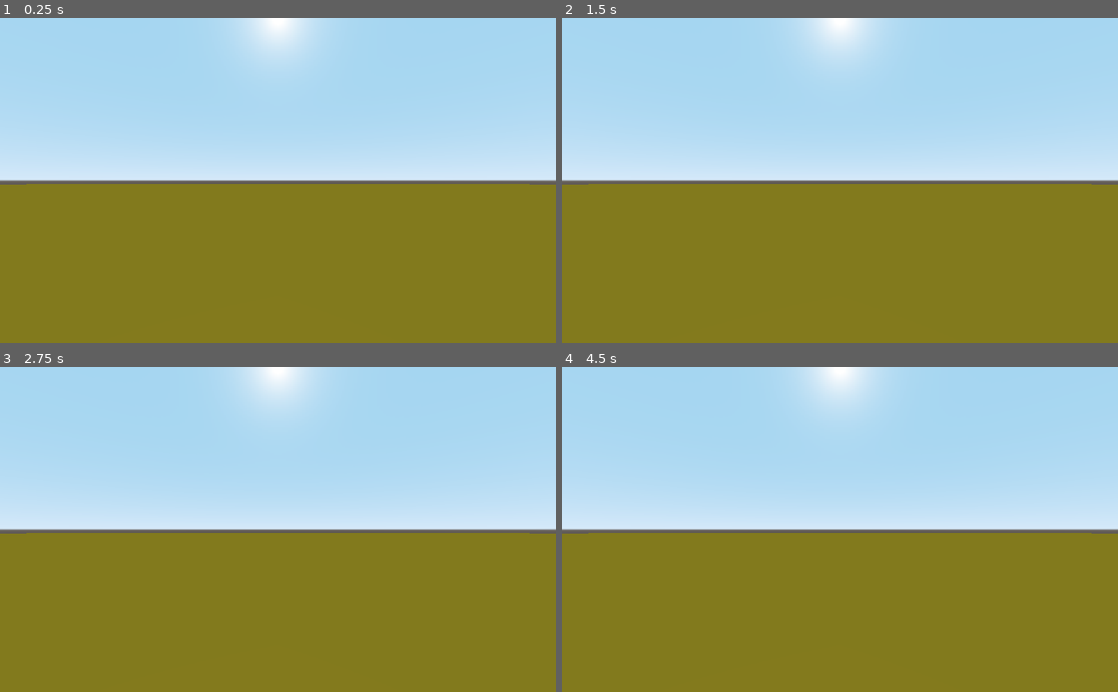
Above: before the commit, frames 1-4 (two rows, left to right).
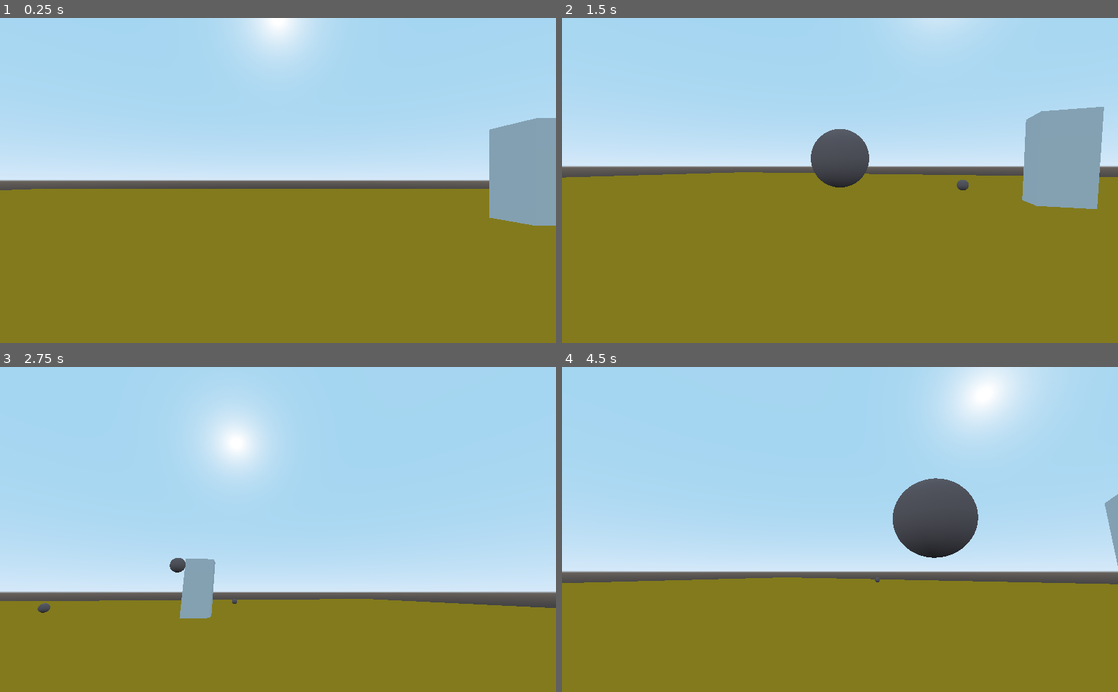
Above: after the commit, the same moments.

Repository: guimafelipe/keep-it-olive
Game: Godot game, scene res://Scenes/Main.tscn
The game is run twice, just before and just after one commit, with the same random seed, the same clock (stepped at 60 frames per second) and the same inputs. Before the commit the project starts from res://Scenes/Floor.tscn.
Inputs (mouse positions are in pixels of both pictures, inside the frame that each line leads up to):
- Up to frame 1 (0.25 s): no input
- Up to frame 2 (1.5 s): tap Enter at 0.5 s; move the mouse to (962, 164) at 0.52 s; press the mouse at (962, 164) at 0.53 s; hold D (strafe_right, bound only after the commit) 0.53-1.28 s; move the mouse to (728, 196) at 1.27 s; release the mouse at (728, 196) at 1.28 s; hold S (move_back, bound only after the commit) from 1.28 s (still down); click (728, 196) at 1.35 s
- Up to frame 3 (2.75 s): move the mouse to (333, 458) at 2.02 s; release S (move_back, bound only after the commit) at 2.03 s; press the mouse at (333, 458) at 2.03 s; hold D (strafe_right, bound only after the commit) from 2.03 s (still down)
- Up to frame 4 (4.5 s): move the mouse to (812, 594) at 2.77 s; release D (strafe_right, bound only after the commit) at 2.78 s; release the mouse at (812, 594) at 2.78 s; hold W (move_forward, bound only after the commit) 2.78-3.53 s; click (812, 594) at 2.85 s; move the mouse to (1006, 578) at 3.52 s; press the mouse at (1006, 578) at 3.53 s; hold A (strafe_left, bound only after the commit) from 3.53 s (still down); move the mouse to (673, 480) at 4.27 s; release the mouse at (673, 480) at 4.28 s; click (673, 480) at 4.35 s

The runs differ from the first frame. In frame 1, 5.0% of the frame differs, in the area x 0-100%, y 30-64%; in frame 2, 12%; in frame 3, 31%, in the area x 0-100%, y 0-78%; in frame 4, 26%.

Commit message:
adding rock projectiles

Diff:
--- a/Scenes/Floor.tscn
+++ b/Scenes/Floor.tscn
@@ -1,6 +1,5 @@
 [gd_scene load_steps=5 format=2]
 
-[ext_resource path="res://Scenes/Anderson.tscn" type="PackedScene" id=1]
 [ext_resource path="res://Scripts/Floor.gd" type="Script" id=2]
 
 [sub_resource type="CubeMesh" id=1]
@@ -8,7 +7,9 @@
 [sub_resource type="SpatialMaterial" id=2]
 albedo_color = Color( 0.8, 0.580392, 0.113725, 1 )
 
-[node name="Floor" type="Spatial"]
+[sub_resource type="BoxShape" id=3]
+
+[node name="Floor" type="StaticBody"]
 script = ExtResource( 2 )
 
 [node name="MeshInstance" type="MeshInstance" parent="."]
@@ -16,4 +17,6 @@
 mesh = SubResource( 1 )
 material/0 = SubResource( 2 )
 
-[node name="Anderson" parent="." instance=ExtResource( 1 )]
+[node name="CollisionShape" type="CollisionShape" parent="."]
+transform = Transform( 50, 0, 0, 0, 1, 0, 0, 0, 50, 0, -1, 0 )
+shape = SubResource( 3 )
--- a/Scenes/Main.tscn
+++ b/Scenes/Main.tscn
@@ -1,9 +1,17 @@
-[gd_scene load_steps=3 format=2]
+[gd_scene load_steps=5 format=2]
 
 [ext_resource path="res://Scripts/Main.gd" type="Script" id=1]
 [ext_resource path="res://Scenes/Floor.tscn" type="PackedScene" id=2]
+[ext_resource path="res://Scenes/Tree.tscn" type="PackedScene" id=3]
+[ext_resource path="res://Scenes/Anderson.tscn" type="PackedScene" id=4]
 
 [node name="Main" type="Spatial"]
 script = ExtResource( 1 )
 
+[node name="Anderson" parent="." instance=ExtResource( 4 )]
+transform = Transform( 1, 0, 0, 0, 1, 0, 0, 0, 1, 0, 1, 0 )
+
 [node name="Floor" parent="." instance=ExtResource( 2 )]
+
+[node name="Tree" parent="." instance=ExtResource( 3 )]
+transform = Transform( 1, 0, 0, 0, 1, 0, 0, 0, 1, 11, 2, -10 )
--- /dev/null
+++ b/Scenes/MeshInstance.gd
@@ -0,0 +1,4 @@
+extends MeshInstance
+
+func _ready():
+	pass
--- /dev/null
+++ b/Scenes/Rock.gd
@@ -0,0 +1,20 @@
+extends RigidBody
+
+const KILL_TIME = 4 # time for bullet vanish
+var timer = 0
+
+var hit_something = false
+var throw_impulse = 20.0
+
+func init():
+	var forward_dir =  -global_transform.basis.z.normalized()
+	set_linear_velocity(throw_impulse*forward_dir)
+	set_physics_process(true)
+
+func _physics_process(delta):
+	timer += delta
+	if timer >= KILL_TIME:
+		queue_free()
+
+func _ready():
+	pass
--- /dev/null
+++ b/Scenes/Rock.tscn
@@ -0,0 +1,24 @@
+[gd_scene load_steps=6 format=2]
+
+[ext_resource path="res://Scenes/MeshInstance.gd" type="Script" id=1]
+[ext_resource path="res://Scenes/Rock.gd" type="Script" id=2]
+
+[sub_resource type="SphereMesh" id=1]
+
+[sub_resource type="SpatialMaterial" id=3]
+albedo_color = Color( 0.564706, 0.470588, 0.470588, 1 )
+
+[sub_resource type="SphereShape" id=2]
+
+[node name="Rock" type="RigidBody"]
+script = ExtResource( 2 )
+
+[node name="MeshInstance" type="MeshInstance" parent="."]
+transform = Transform( 0.4, 0, 0, 0, 0.4, 0, 0, 0, 0.4, 0, 0, 0 )
+mesh = SubResource( 1 )
+material/0 = SubResource( 3 )
+script = ExtResource( 1 )
+
+[node name="CollisionShape" type="CollisionShape" parent="."]
+transform = Transform( 0.4, 0, 0, 0, 0.4, 0, 0, 0, 0.4, 0, 0, 0 )
+shape = SubResource( 2 )
--- /dev/null
+++ b/Scenes/Tree.tscn
@@ -0,0 +1,17 @@
+[gd_scene load_steps=3 format=2]
+
+[sub_resource type="BoxShape" id=1]
+
+[sub_resource type="CubeMesh" id=2]
+
+[node name="Tree" type="Spatial"]
+
+[node name="StaticBody" type="StaticBody" parent="."]
+
+[node name="CollisionShape" type="CollisionShape" parent="StaticBody"]
+transform = Transform( 1, 0, 0, 0, 2.17355, 0, 0, 0, 1, 0, 0, 0 )
+shape = SubResource( 1 )
+
+[node name="MeshInstance" type="MeshInstance" parent="StaticBody/CollisionShape"]
+mesh = SubResource( 2 )
+material/0 = null
--- a/Scripts/Anderson.gd
+++ b/Scripts/Anderson.gd
@@ -2,10 +2,20 @@
 
 onready var camera = $Pivot/Camera
 
+# movement variables
 var max_speed = 8
 var mouse_sensitivity = 0.002 # radians/pixel
 
-var velociy = Vector3()
+var velocity = Vector3()
+
+# shot variables
+var bullet = preload("res://Scenes/Rock.tscn")
+var shoot_range = 1000
+var camera_width_center = 0
+var camera_height_center = 0
+var shoot_origin = Vector3()
+var shoot_normal = Vector3()
+var shooting = 0
 
 func get_input():
 	var input_dir = Vector3()
@@ -17,8 +27,32 @@
 		input_dir += -camera.global_transform.basis.x
 	if Input.is_action_pressed("strafe_right"):
 		input_dir +=  camera.global_transform.basis.x
+	input_dir = input_dir.normalized()
+	return input_dir
 
 func _unhandled_input(event):
 	if event is InputEventMouseMotion and Input.get_mouse_mode() == Input.MOUSE_MODE_CAPTURED:
 		rotate_y(-event.relative.x * mouse_sensitivity)
 		$Pivot.rotate_x(-event.relative.y * mouse_sensitivity)
+		$Pivot.rotation.x = clamp($Pivot.rotation.x, -1.2, 1.2)
+
+func shoot_rock():
+	shoot_origin = camera.project_ray_origin(Vector2(camera_width_center, camera_height_center))
+	shoot_normal = camera.project_ray_normal(Vector2(camera_width_center, camera_height_center)) * shoot_range
+	var clone = bullet.instance()
+	var scene_root = get_tree().root.get_children()[0]
+	scene_root.add_child(clone)
+	clone.global_transform = $Pivot/Camera.global_transform
+	clone.init()
+
+func _physics_process(_delta):
+	var desired_velocity = get_input() * max_speed
+	velocity.x = desired_velocity.x
+	velocity.z = desired_velocity.z
+	velocity = move_and_slide(velocity, Vector3.UP, true)
+	if Input.is_action_just_pressed("shoot"):
+		shoot_rock()
+
+func _ready():
+	camera_width_center = OS.get_window_size().x / 2
+	camera_height_center = OS.get_window_size().y / 2
--- a/Scripts/Main.gd
+++ b/Scripts/Main.gd
@@ -7,7 +7,6 @@
 	if event.is_action_pressed("ui_cancel"):
 		Input.set_mouse_mode(Input.MOUSE_MODE_VISIBLE)
 	if event.is_action_pressed("shoot"):
-		print('oi')
 		if Input.get_mouse_mode() == Input.MOUSE_MODE_VISIBLE:
 			Input.set_mouse_mode(Input.MOUSE_MODE_CAPTURED)
 			get_tree().set_input_as_handled()
--- a/project.godot
+++ b/project.godot
@@ -16,7 +16,7 @@
 [application]
 
 config/name="LD46"
-run/main_scene="res://Scenes/Floor.tscn"
+run/main_scene="res://Scenes/Main.tscn"
 config/icon="res://icon.png"
 
 [input]
@@ -26,6 +26,26 @@
 "events": [ Object(InputEventMouseButton,"resource_local_to_scene":false,"resource_name":"","device":0,"alt":false,"shi …(212 unchanged characters)…
  ]
 }
+move_forward={
+"deadzone": 0.5,
+"events": [ Object(InputEventKey,"resource_local_to_scene":false,"resource_name":"","device":0,"alt":false,"shift":false,"control":false,"meta":false,"command":false,"pressed":false,"scancode":87,"unicode":0,"echo":false,"script":null)
+ ]
+}
+move_back={
+"deadzone": 0.5,
+"events": [ Object(InputEventKey,"resource_local_to_scene":false,"resource_name":"","device":0,"alt":false,"shift":false,"control":false,"meta":false,"command":false,"pressed":false,"scancode":83,"unicode":0,"echo":false,"script":null)
+ ]
+}
+strafe_left={
+"deadzone": 0.5,
+"events": [ Object(InputEventKey,"resource_local_to_scene":false,"resource_name":"","device":0,"alt":false,"shift":false,"control":false,"meta":false,"command":false,"pressed":false,"scancode":65,"unicode":0,"echo":false,"script":null)
+ ]
+}
+strafe_right={
+"deadzone": 0.5,
+"events": [ Object(InputEventKey,"resource_local_to_scene":false,"resource_name":"","device":0,"alt":false,"shift":false,"control":false,"meta":false,"command":false,"pressed":false,"scancode":68,"unicode":0,"echo":false,"script":null)
+ ]
+}
 
 [rendering]
 
